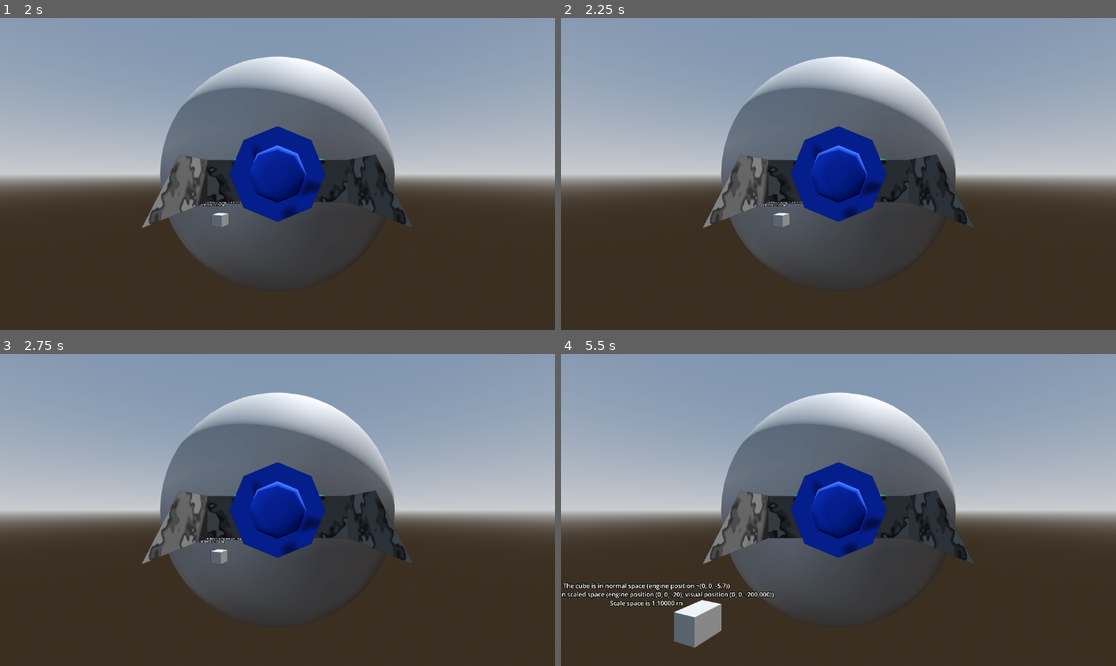
Above: before the commit, frames 1-4 (two rows, left to right).
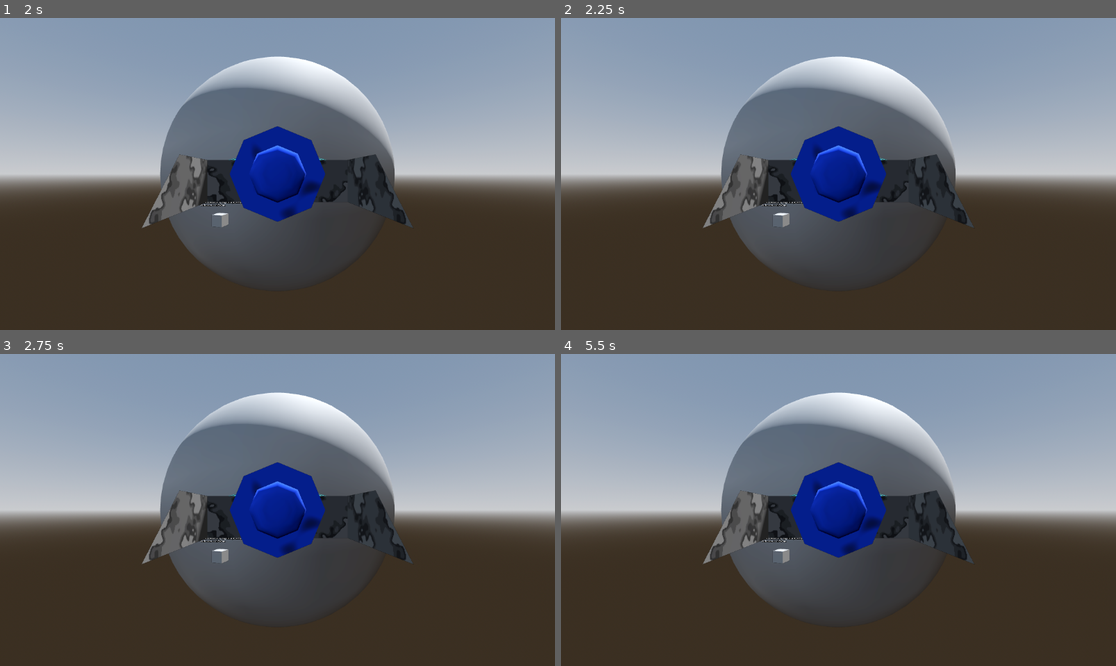
Above: after the commit, the same moments.

Repository: Ortley/black-hole-stars
Game: Godot game, scene res://scene/init.tscn
Two runs of this game, one before a commit and one after it. Both use one fixed random seed, a clock stepped at 60 frames per second and the inputs below.
Inputs (mouse positions are in pixels of both pictures, inside the frame that each line leads up to):
- Up to frame 1 (2 s): click "Play" at 0.5 s; tap Enter at 1.25 s; move the mouse to (399, 158) at 1.27 s; hold Right from 1.28 s (still down); tap Alt at 1.35 s; click (399, 158) at 1.42 s
- Up to frame 2 (2.25 s): tap Space at 2 s; move the mouse to (727, 189) at 2.02 s; release Right at 2.03 s; hold Down from 2.03 s (still down); tap Shift at 2.1 s
- Up to frame 3 (2.75 s): keep holding Down
- Up to frame 4 (5.5 s): tap Enter at 2.75 s; move the mouse to (894, 441) at 2.77 s; release Down at 2.78 s; hold Right 2.78-3.53 s; tap Alt at 2.85, 4.35 s; move the mouse to (810, 572) at 3.52 s; hold Up 3.53-4.28 s; tap Shift at 3.6, 5.1 s; click (810, 572) at 3.67 s; move the mouse to (1005, 556) at 4.27 s; hold Left from 4.28 s (still down); move the mouse to (672, 463) at 5.02 s

Frame 1 is identical in both runs. In frame 2, less than 0.1% of the frame differs, in the area x 35-42%, y 50-61%; in frame 3, 0.1%; in frame 4, 2.2%, in the area x 0-61%, y 17-95%.

Commit message:
Fix dist/web + tune rcs

Diff:
--- a/scene/game.tscn
+++ b/scene/game.tscn
@@ -283,31 +283,30 @@
 [node name="Thruster" type="Node3D" parent="World/Normal/Smartmobile" unique_id=282409661]
 transform = Transform3D(-1, 0, 8.742278e-08, 0, 1, 0, -8.742278e-08, 0, -1, 0, 0, 3)
 script = ExtResource("2_33cqm")
-magnitude = 800.0
 metadata/_custom_type_script = "uid://cpoj2n3nxhl5f"
 
 [node name="RCS" type="Node3D" parent="World/Normal/Smartmobile" unique_id=1718439822]
 transform = Transform3D(1, 0, 0, 0, -4.371139e-08, 1, 0, -1, -4.371139e-08, -2, 0, 0)
 script = ExtResource("3_xwcet")
-magnitude = 50.0
+magnitude = 15.0
 metadata/_custom_type_script = "uid://ci2c07u5enlda"
 
 [node name="RCS2" type="Node3D" parent="World/Normal/Smartmobile" unique_id=1191942399]
 transform = Transform3D(1, 0, 0, 0, -4.371139e-08, 1, 0, -1, -4.371139e-08, 2, 0, 0)
 script = ExtResource("3_xwcet")
-magnitude = 50.0
+magnitude = 15.0
 metadata/_custom_type_script = "uid://ci2c07u5enlda"
 
 [node name="RCS3" type="Node3D" parent="World/Normal/Smartmobile" unique_id=2121182295]
 transform = Transform3D(1, 0, 0, 0, -4.371139e-08, 1, 0, -1, -4.371139e-08, 0, 0, -3)
 script = ExtResource("3_xwcet")
-magnitude = 50.0
+magnitude = 15.0
 metadata/_custom_type_script = "uid://ci2c07u5enlda"
 
 [node name="RCS4" type="Node3D" parent="World/Normal/Smartmobile" unique_id=710051876]
 transform = Transform3D(1, 0, 0, 0, -4.371139e-08, -1, 0, 1, -4.371139e-08, 0, 0, -3)
 script = ExtResource("3_xwcet")
-magnitude = 50.0
+magnitude = 15.0
 metadata/_custom_type_script = "uid://ci2c07u5enlda"
 
 [node name="Sign" type="RigidBody3D" parent="World/Normal" unique_id=1846517978]
Not shown, changed: export_presets.cfg
